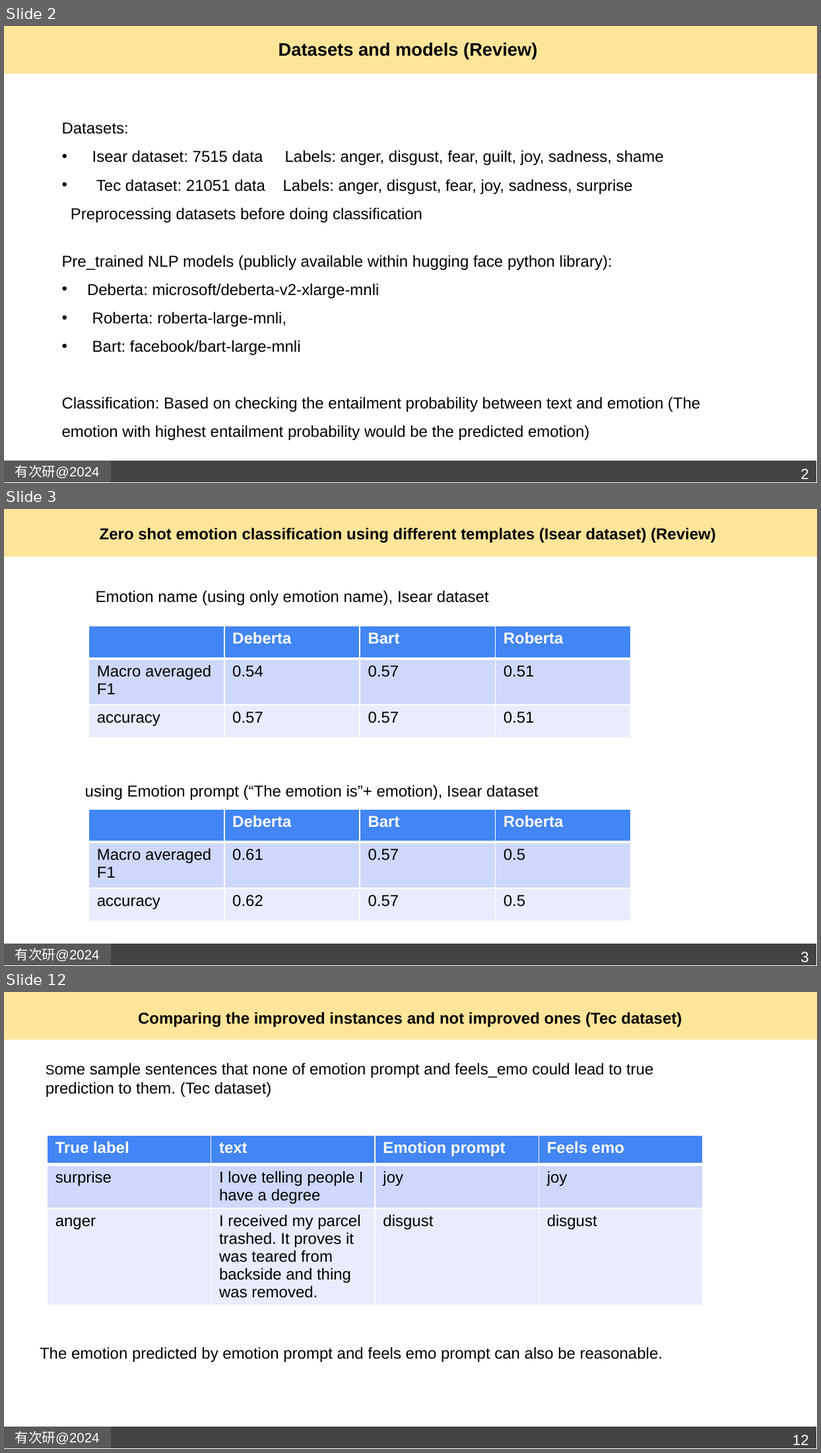
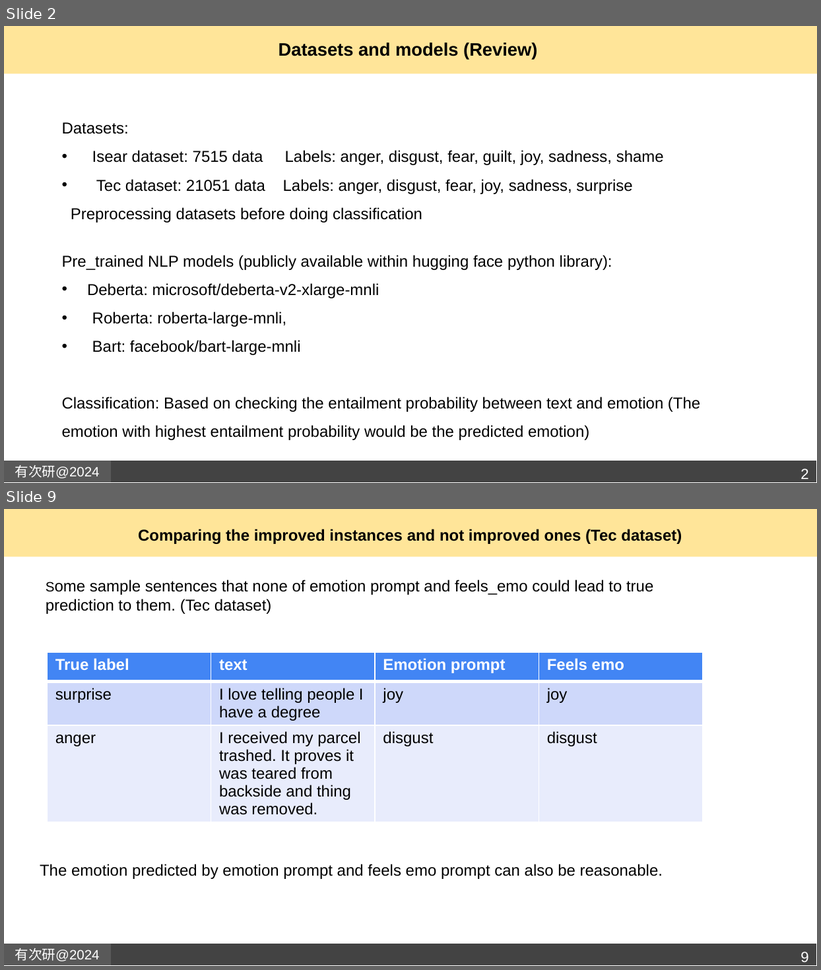
Before and after one commit to Gita1996/Emotion-classification-in-text, a slide deck: emotion classification_report_anaysis_synonyms.pptx. Shown one above the other, each under a label of ours: slides 2, 3 and 12 before the commit, slides 2 and 9 after it; the slides between them are not shown. The pictures are 821x1453 and 821x970 pixels, drawn with LibreOffice and Linux fonts; fonts in the diff are those of the drawing; background and template pictures are left out. Boxes give left, top, right and bottom in pixels: in the first picture for what was removed or moved away, otherwise in the second. Text is boxed around its words. In the diff, an @@ line names an element or a change of style, - is before the commit and + after.

```diff
--- a/emotion classification_report_anaysis_synonyms.pptx
+++ b/emotion classification_report_anaysis_synonyms.pptx
@@ slide 3 removed at box(4, 509, 817, 966), background #FFFFFF; not listed: 3 template elements that a slide beside it also shows @@
@@ title removed at box(100, 527, 716, 543) @@
-Zero shot emotion classification using different templates (Isear dataset) (Review)
@@ text removed at box(96, 590, 489, 605) @@
-Emotion name (using only emotion name), Isear dataset
@@ table removed at box(88, 626, 632, 738), 3 rows, 4 columns @@
- | Deberta | Bart | Roberta
-Macro averaged F1 | 0.54 | 0.57 | 0.51
-accuracy | 0.57 | 0.57 | 0.51
@@ text removed at box(85, 785, 539, 800) @@
-using Emotion prompt (“The emotion is”+ emotion), Isear dataset
@@ table removed at box(88, 809, 632, 921), 3 rows, 4 columns @@
- | Deberta | Bart | Roberta
-Macro averaged F1 | 0.61 | 0.57 | 0.5
-accuracy | 0.62 | 0.57 | 0.5
@@ page number removed at box(801, 952, 809, 962) @@
-3
@@ what was slide 12 is now slide 9 @@
@@ page number at box(801, 952, 809, 962): text changed @@
-12
+9
```
Also in this commit, not shown: 6 slides changed, 2 slides added, 3 other slides removed.
